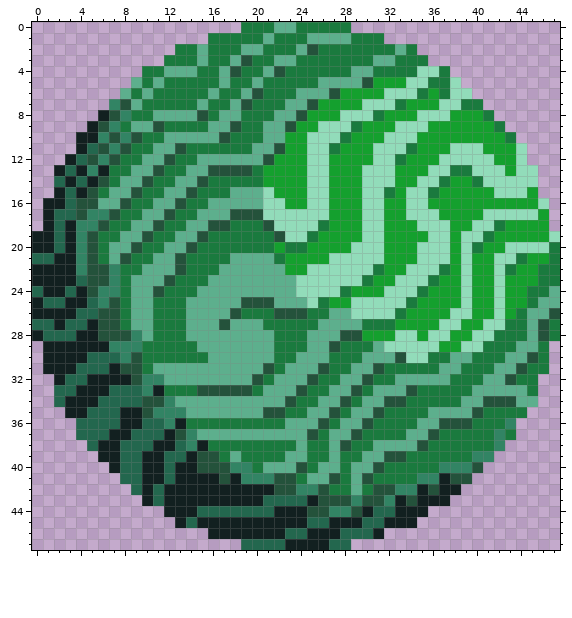
Two versions of one pixel-art sprite, Assets/Background/Planets/Gas Giant.png. Above, as it was before the edit.
The file is 144x144 pixels, drawn in blocks of 3x3; one block is one cell here.
After the commit:
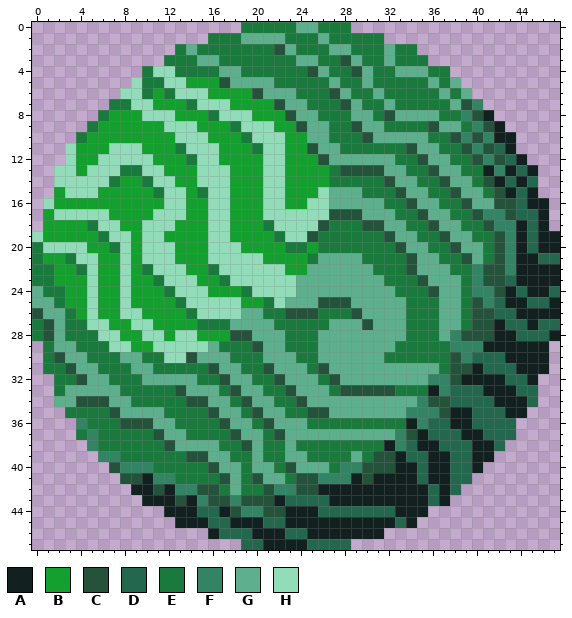
Palette (. is transparent): A #122020  B #14a02e  C #24523b  D #23674e  E #1a7a3e  F #328464  G #5daf8d  H #92dcba
Changes in this commit:
Changed rows in their new state; - is an unchanged pixel.
first column x 0:
 0 ----------------------EEGG----------------------
 1 -------------------GG-G--E-EE-------------------
 2 --------------GE---EE-CGEE-GG---GE--------------
 3 ----------------G-EE--EEGG--CG-E----------------
 4 -----------HHEE---G--EE--CG--C---GGGE-----------
 5 ---------H-EHHBBBCGG-G----E-EEGEEEEEG-G---------
 6 --------HHEB-HHHBBBB-GGGEEE-GEEGEEE-EGEG--------
 7 -------EEHHBBB-HHHBBBBC--EEECGEEG-EEEEGCF-------
 8 ------EBBBHHHBBB-HHHBBBCGGEEEGG-CGGGGEEFCA------
 9 -----EBBBBBBHHHBBBEHHHBBCGGEECGGEEEECGGEFCA-----
10 ----EBBBBBBBBHHHBBB-HHH--GGE-ECGGGGGEECFCFAA----
11 ---HBBBHHHBBBEHHHBBBEHH--CGGEEEEEECGGEECFCDA.---
12 ---HBBHHHHHBBB-HHBBBBHH--BCGGGGGG-ECGGEECFCDA---
13 --HHBHHH-EHHBBBHHHBBBHH--BBECCCCGGEECGG-EAFADA--
14 --HHHHH-BBEHHBBHHHBBBHH--BBEEEEECGGEECGG-CADAD--
15 --BHHHBBBBB-HHB-HHBBB-H--B-GGGEE-CGG-ECGGECADA--
16 -HBBBBBBBBBBHHBBHHBBB------GGGGGEECGGEECGGCCDAA-
17 -BHHHHHBBBBHHHBBHHBBB------CCCGGGEECGGEECFFCDDA-
18 -BBBBEHHBBHHHBBBHHBBBE----CEEECCGGEECGGEECFFADA-
19 HBBBBB-HHBHHBBBBHHBBBBE--CEEEEEECGGEECGGE-CFADAA
20 EHHHHBBEHBHHHBBBHHHBBB----EEEEEEECGGEECGGECFADAA
21 EBBEHHBBHBHHHBBBHHHHHBB--EGGGGEEEECGGEECGECFAADD
22 EEBBEHBBHBEHHHBB-HHHHHH--GGGGGG-EECGGGEEFCCFAAAA
23 EEBBBHBBHBBEHHHBBEHHHHHHGGGGGGGGEEECGGGEFCCDAAAA
24 GEEBBHBBHBBB-HHHBBBEHHHHGGGGGGGGGEE-CGGEFFCADAAD
25 GGEBBHBBHBBBB-HHHHHBBEH--GCCCGGGGG-EEGGECFDAADDA
26 CGGEBHBBHHBBBBEHHHHGG-E--C-EECGGGGEEEGGECCDDAAAA
27 ECGEEHHBBHHBBBBEEE---G----E---CGGGEEEGGECCADDADD
28 ECGEEEHHBBHHBHHBBBCC--G--E--GGGGGGEEEGFCCCAADDDA
29 -EGGEEEHHBBHHHHH-EEEC-G--E-GGGG-GEEEEEFFFAAAAAA-
30 -ECGGEEEGG--HHCG--EEE-GGEE-GGG--EEEE--CFDDDAAAA-
31 -EECGGEEEGGEEEEEC--EE-G--E-GG--GGGGGGECCADDDAAA-
32 --EECGGEEEGG---EEC--E-C--G-C--GGG---FFCAAAADDA--
33 --EGGGGGEEEE-CGGGE-GGEECGGGEC-CCCEE-AFDDDAAADD--
34 --GGCCCGGEEEEECC--EC--EECG--GG--GGGFCCDDDDAAAD--
35 ---EEEECGGGGEEEEC--ECGG--CCGG--GGGFFFCAADDDAA---
36 ----FEEECCCGGE---CGG-CG--EE-EEE---AFDDAADDDD----
37 ----EFEEEEECGGEEEEC--EC--GG--GGGGFCADDDAADDD----
38 -----FEEEEEECGGGG--CG--GE--EE--EAFDAADDDAAD-----
39 ------FFEEEEEEC-GGE-G------E-GEC-ADDAADDAA------
40 -------CFFFEEEEE-GGEG-ECGG-EFFC-CAADAADDA-------
41 --------CC-FFEEEE-GECGGECCFFFA-AAAADA-DD--------
42 ---------A-C-FFCCEGEECFFCCAAAAAAAAA-D-D---------
43 -----------A-C-FCCFCCCA--DDAAAAAA-A-D-----------
44 -----------------ACFFCC--ADDDDD-----------------
45 --------------A-DD---DD--AA---AA-D--------------
46 -----------------DDD--------AAA-----------------
47 ---------------------AA--DD---------------------
Boxes around the changes in both pictures, in picture pixels (x1, y1, x2, y2):
changed: (32, 22, 560, 550)
